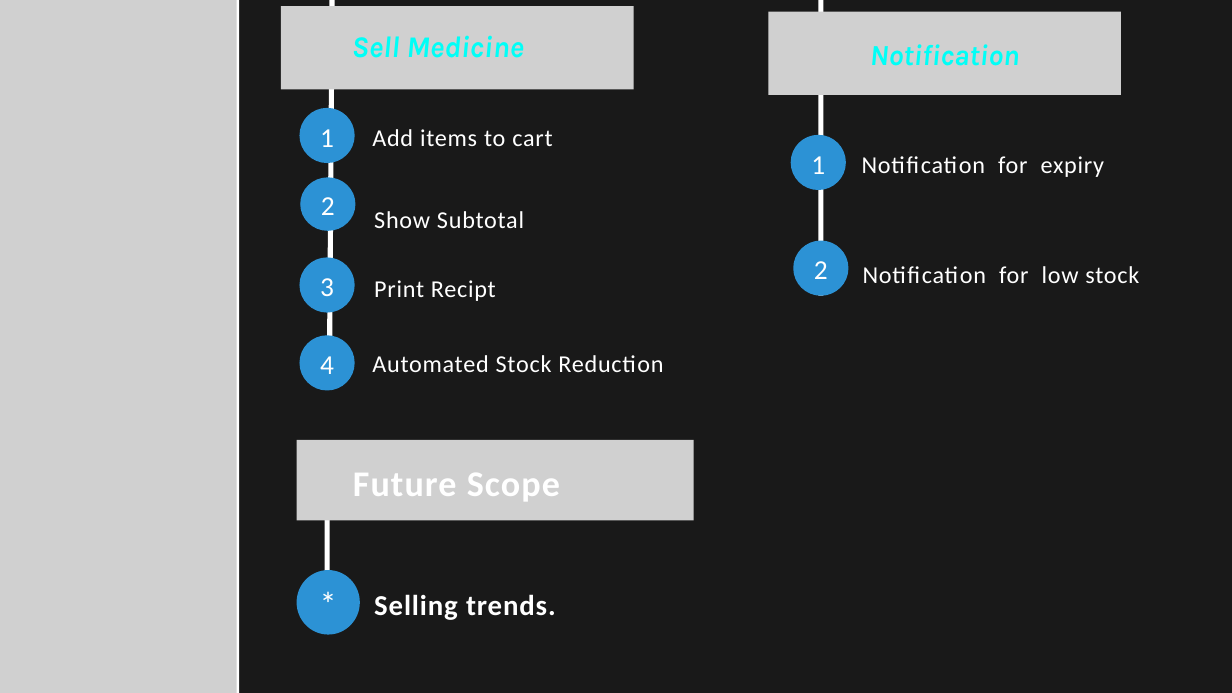
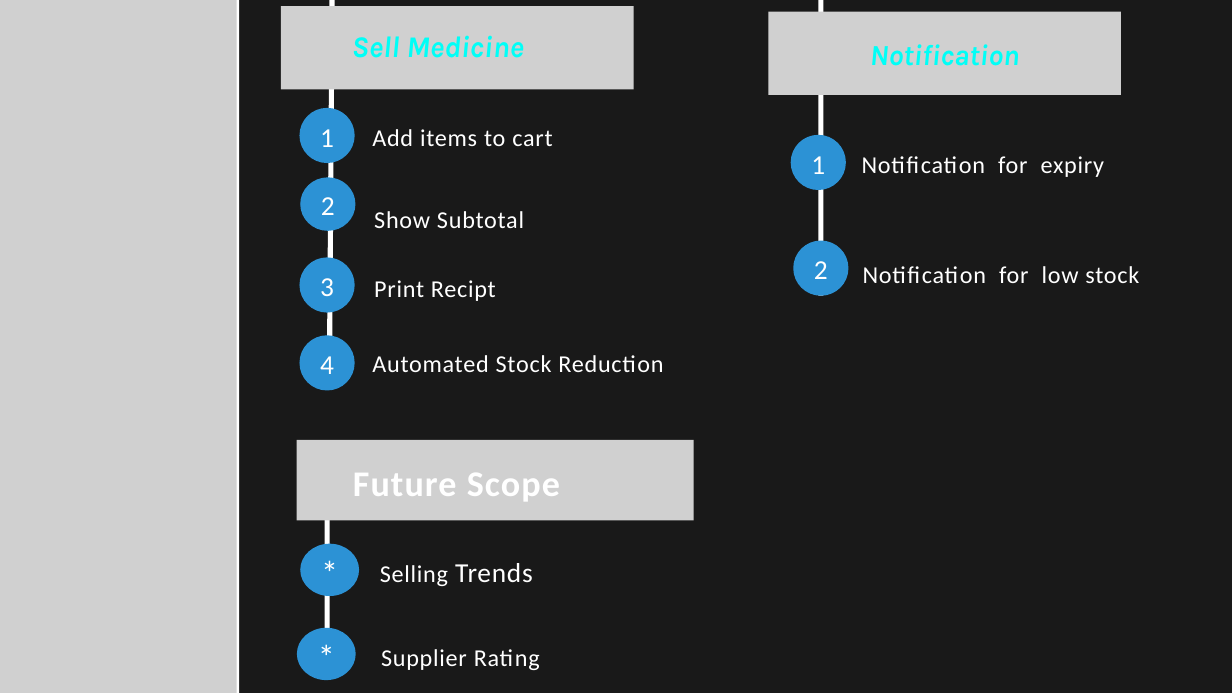
Before and after one commit to A-Piyas-04/PHARMASYNC, a slide deck: slide 4 of Progress Presentation/SPL Progress.pptx. Drawn at 1232x693 pixels with LibreOffice and Linux fonts; fonts in the diff are those of the drawing; grey boxes stand for pictures. Boxes give left, top, right and bottom in pixels: in the first picture for what was removed or moved away, otherwise in the second. Text is boxed around its words. In the diff, an @@ line names an element or a change of style, - is before the commit and + after.

```diff
--- a/Progress Presentation/SPL Progress.pptx
+++ b/Progress Presentation/SPL Progress.pptx
@@ freeform shape: place and size @@
-freeform shape at bbox=[297, 570, 360, 634]
+freeform shape at bbox=[300, 544, 359, 596]
@@ text "*" rewrapped from bbox=[302, 567, 354, 629] to bbox=[306, 541, 354, 591] @@
@@ text at bbox=[380, 563, 533, 586]: text changed; size 33.7 to 28.2 pt; bold off @@
-Selling trends.
+Selling Trends
@@ freeform shape added at bbox=[297, 628, 356, 680], fill #2C92D5 @@
@@ text added at bbox=[302, 625, 351, 675], 40 pt, text #FFFFFF @@
+*
@@ text added at bbox=[381, 649, 540, 670], 28.2 pt, text #FFFFFF @@
+Supplier Rating
```
Also in this commit, not shown: 1 other slide changed, 11 other files.
